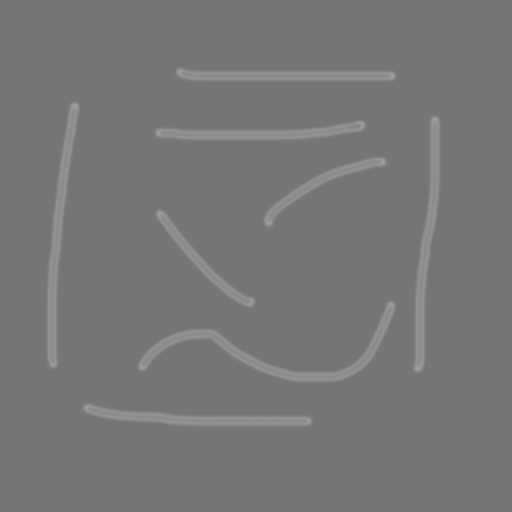
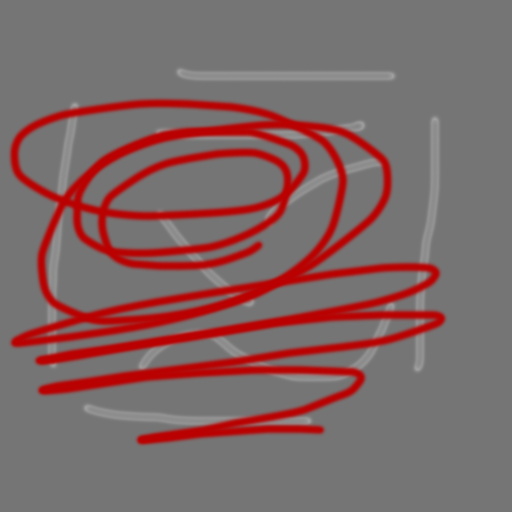
Layers edited between the first and the second 512×512 image:
added layer "Layer 1" above "Слой 1" over [8,97,448,447]
